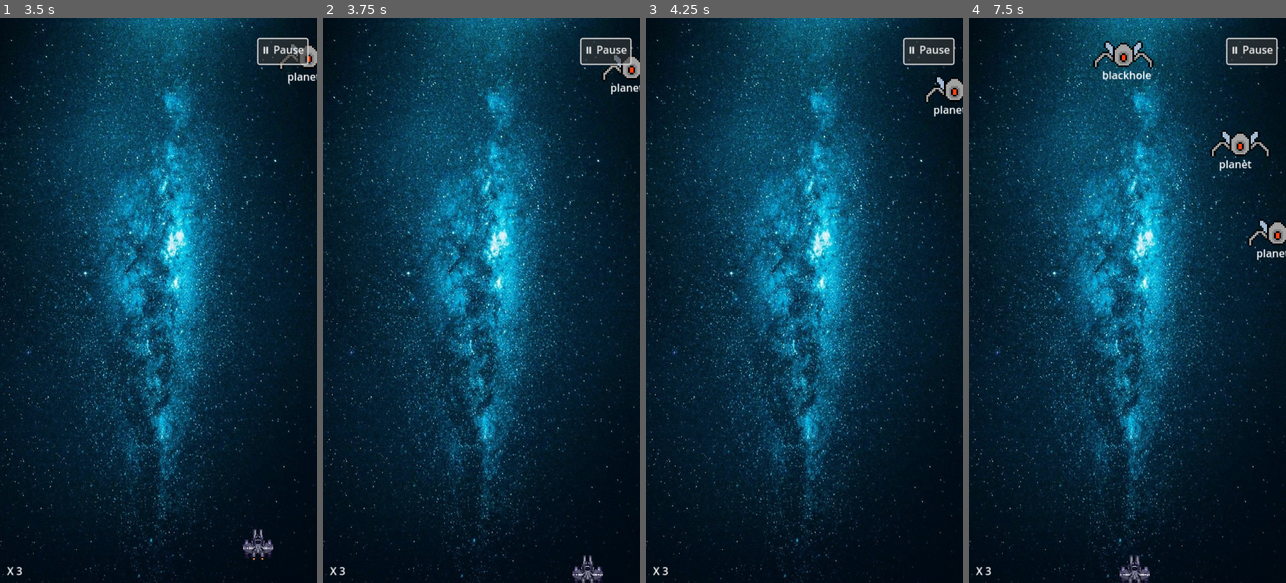
Above: before the commit, frames 1-4 (left to right).
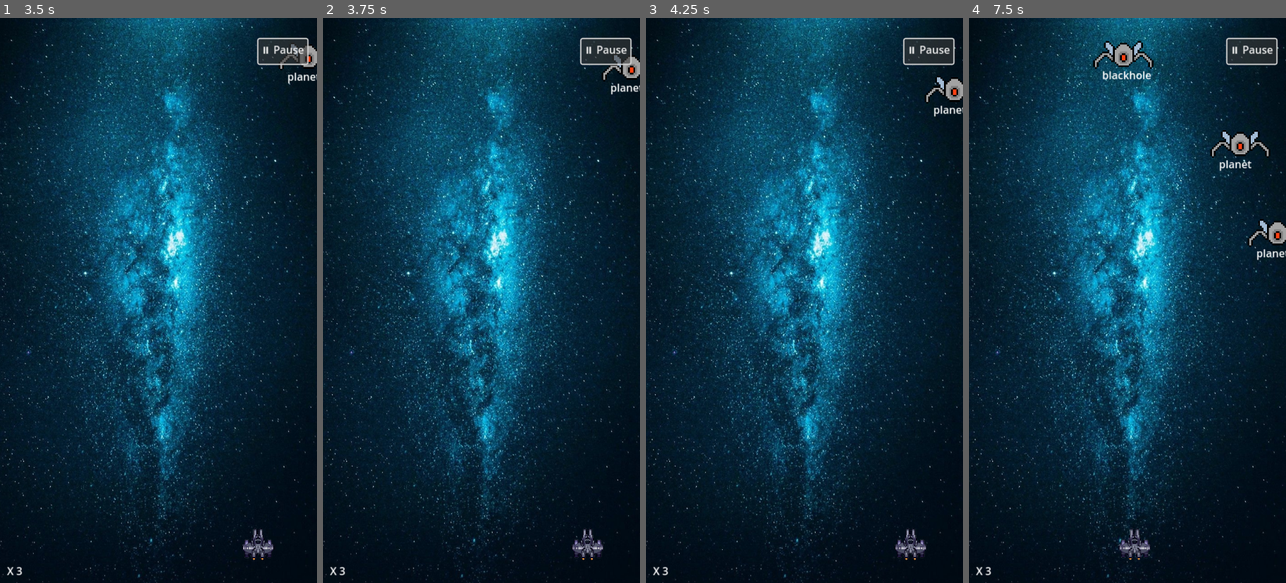
Above: after the commit, the same moments.

Repository: musadoverao69/DDJD
Game: Godot game, scene res://Scenes/Menu.tscn
Same seed, same stepped clock (60 frames per second), same inputs: the game is played once before the commit and once after it.
Inputs:
- Up to frame 1 (3.5 s): click "Start" at 0.5 s; click "⏸ Pause" at 1.25 s; click "⏸ Resume" at 2 s; hold Right (ui_right) from 2.78 s (still down)
- Up to frame 2 (3.75 s): release Right (ui_right) at 3.53 s; hold Down (ui_down) from 3.53 s (still down)
- Up to frame 3 (4.25 s): keep holding Down (ui_down)
- Up to frame 4 (7.5 s): release Down (ui_down) at 4.28 s; hold Right (ui_right) 4.28-5.03 s; hold Up (ui_up) 5.03-5.78 s; hold Left (ui_left) 5.78-7.28 s; hold Down (ui_down) from 7.28 s (still down)

Frame 1 is identical in both runs. In frame 2, 0.5% of the frame differs, in the area x 78-89%, y 90-100%; in frame 3, 0.3%; in frame 4, 0.5%, in the area x 47-58%, y 90-100%.

Commit message:
collision funcionando

Diff:
--- a/Scenes/Enemy.tscn
+++ b/Scenes/Enemy.tscn
@@ -6,7 +6,7 @@
 [sub_resource type="CircleShape2D" id="CircleShape2D_k26k0"]
 radius = 28.0
 
-[node name="Enemy" type="Node2D"]
+[node name="Enemy" type="Area2D"]
 script = ExtResource("1_ccc7a")
 
 [node name="Sprite2D" type="Sprite2D" parent="."]
--- a/Scenes/Main.tscn
+++ b/Scenes/Main.tscn
@@ -6,6 +6,10 @@
 [ext_resource type="Texture2D" uid="uid://bomuf1ety0vgu" path="res://Textures/space.jpg" id="3_gakwx"]
 [ext_resource type="Script" path="res://player.gd" id="3_t0w0c"]
 [ext_resource type="Script" path="res://hud.gd" id="6_ji0j8"]
+
+[sub_resource type="CapsuleShape2D" id="CapsuleShape2D_fy3uk"]
+radius = 17.1215
+height = 51.9481
 
 [node name="Main" type="Node2D"]
 script = ExtResource("1_tcf02")
@@ -17,11 +21,17 @@
 scale = Vector2(1.00821, 1.02722)
 texture = ExtResource("3_gakwx")
 
-[node name="Player" type="Sprite2D" parent="."]
+[node name="Player" type="Area2D" parent="."]
 position = Vector2(376, 1192)
 scale = Vector2(0.267, 0.22)
+script = ExtResource("3_t0w0c")
+
+[node name="Sprite2D" type="Sprite2D" parent="Player"]
 texture = ExtResource("2_p4tsh")
-script = ExtResource("3_t0w0c")
+
+[node name="CollisionShape2D" type="CollisionShape2D" parent="Player"]
+scale = Vector2(7, 7)
+shape = SubResource("CapsuleShape2D_fy3uk")
 
 [node name="EnemySpawner" type="Node2D" parent="."]
 
--- a/hud.gd
+++ b/hud.gd
@@ -30,3 +30,6 @@
 # Exibe "Game Over" e pausa o jogo
 func game_over():
 	get_tree().paused = true
+	await get_tree().create_timer(2).timeout
+	get_tree().paused = false
+	get_tree().change_scene_to_file("res://Scenes/Menu.tscn")  # Carrega o menu principal
--- a/player.gd
+++ b/player.gd
@@ -1,9 +1,18 @@
-extends Node2D
+extends Area2D  # Alterado para Area2D
 
 @export var speed := 300
+
+func _ready():
+	connect("area_entered", Callable(self, "_on_area_entered"))  # Conecta o sinal
 
 func _process(delta):
 	var input_vector = Vector2.ZERO
 	input_vector.x = Input.get_action_strength("ui_right") - Input.get_action_strength("ui_left")
-	input_vector.y = Input.get_action_strength("ui_down") - Input.get_action_strength("ui_up")
 	position += input_vector.normalized() * speed * delta
+
+# Função chamada ao colidir com o inimigo
+func _on_area_entered(area):
+	if area.is_in_group("enemies"):  # Confirma se o objeto é um inimigo
+		print("⚡ Colisão com inimigo! Perdeu uma vida.")
+		area.queue_free()  # Destroi o inimigo
+		$"/root/Main/HUD".lose_life()  # Reduz uma vida usando o HUD
Not shown: 1 places in Scenes/Main.tscn that only renumber resources
